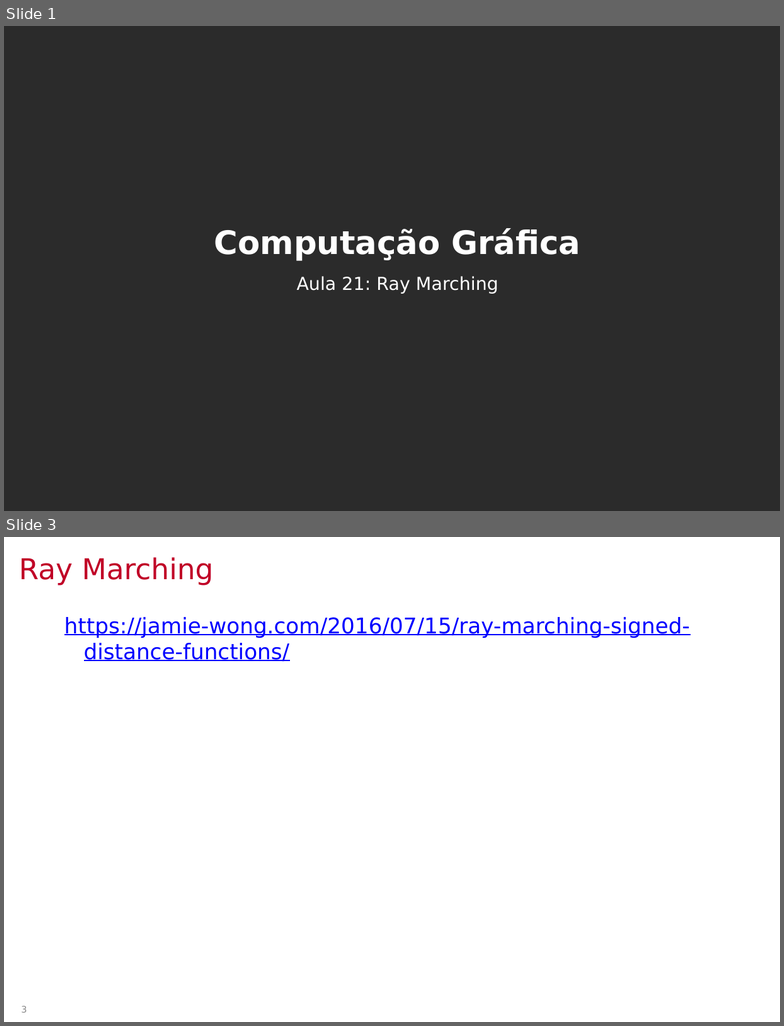
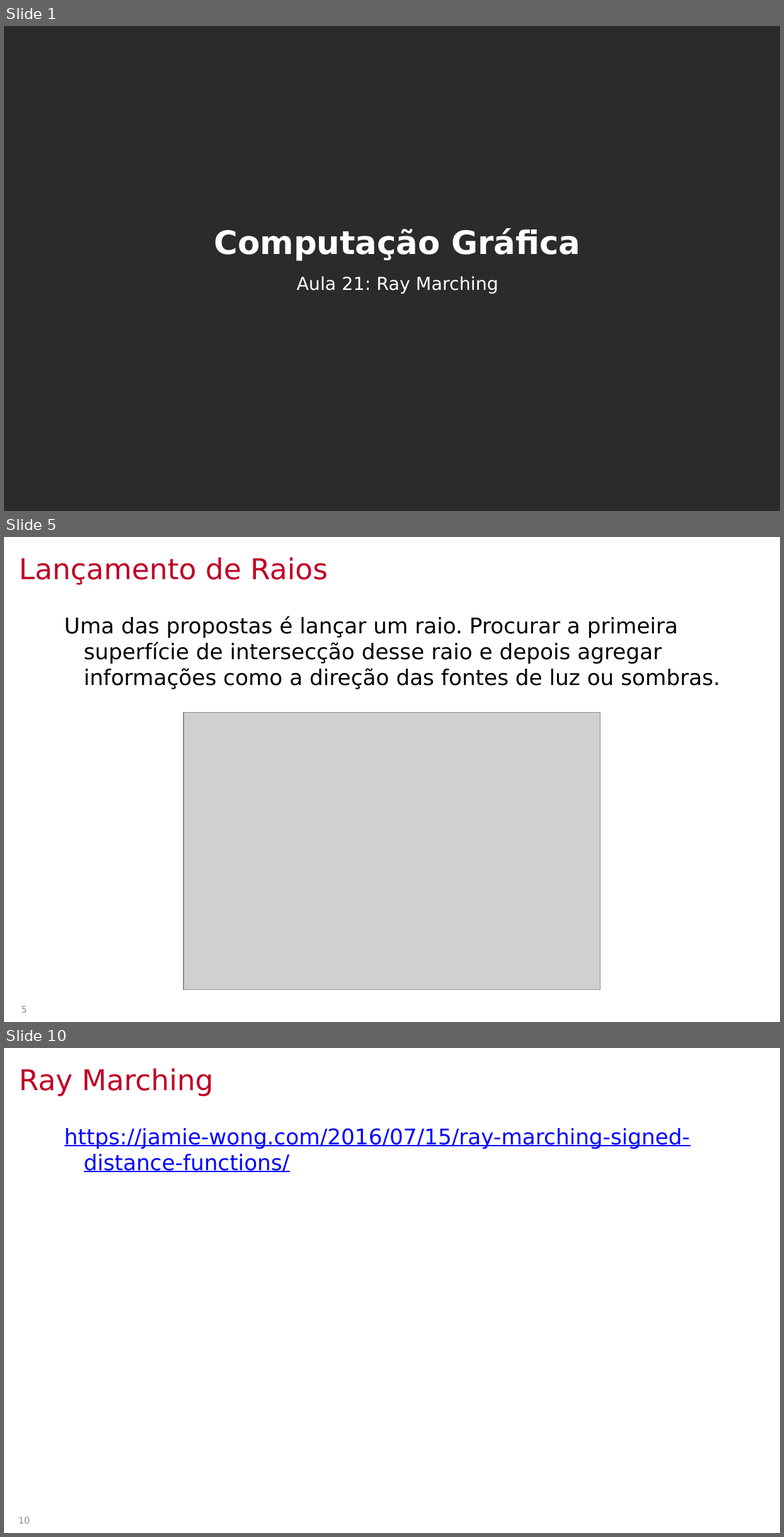
Before and after one commit to lpsoares/ComputacaoGrafica, a slide deck: aulas/22-ray_marching/aula21_ray_marching.pptx. Shown one above the other, each under a label of ours: slides 1 and 3 before the commit, slides 1, 5 and 10 after it; the slides between them are not shown. The pictures are 784x1026 and 784x1537 pixels, drawn with LibreOffice and Linux fonts; fonts in the diff are those of the drawing; grey boxes stand for pictures; background and template pictures are left out; a plain dark background stands for a picture behind light text. Boxes give left, top, right and bottom in pixels: in the first picture for what was removed or moved away, otherwise in the second. Text is boxed around its words. In the diff, an @@ line names an element or a change of style, - is before the commit and + after.

```diff
--- a/aulas/22-ray_marching/aula21_ray_marching.pptx
+++ b/aulas/22-ray_marching/aula21_ray_marching.pptx
@@ slide 5 added at box(4, 537, 780, 1022), background #FFFFFF @@
@@ title added at box(19, 557, 328, 585), 26.7 pt, text #C00026 @@
+Lançamento de Raios
@@ text added at box(64, 616, 720, 689), 20 pt, text #000000 @@
+Uma das propostas é lançar um raio. Procurar a primeira superfície de intersecção desse raio e depois agregar informações como a direção das fontes de luz ou sombras.
@@ picture added at box(184, 712, 600, 989) @@
@@ page number added at box(21, 1006, 27, 1013), 8.3 pt, text #888888 @@
+5
@@ what was slide 3 is now slide 10 @@
@@ page number at box(18, 1517, 30, 1524): text changed @@
-3
+10
```
Also in this commit, not shown: 1 slide changed, 6 other slides added, 1 slide removed, 6 other files.
